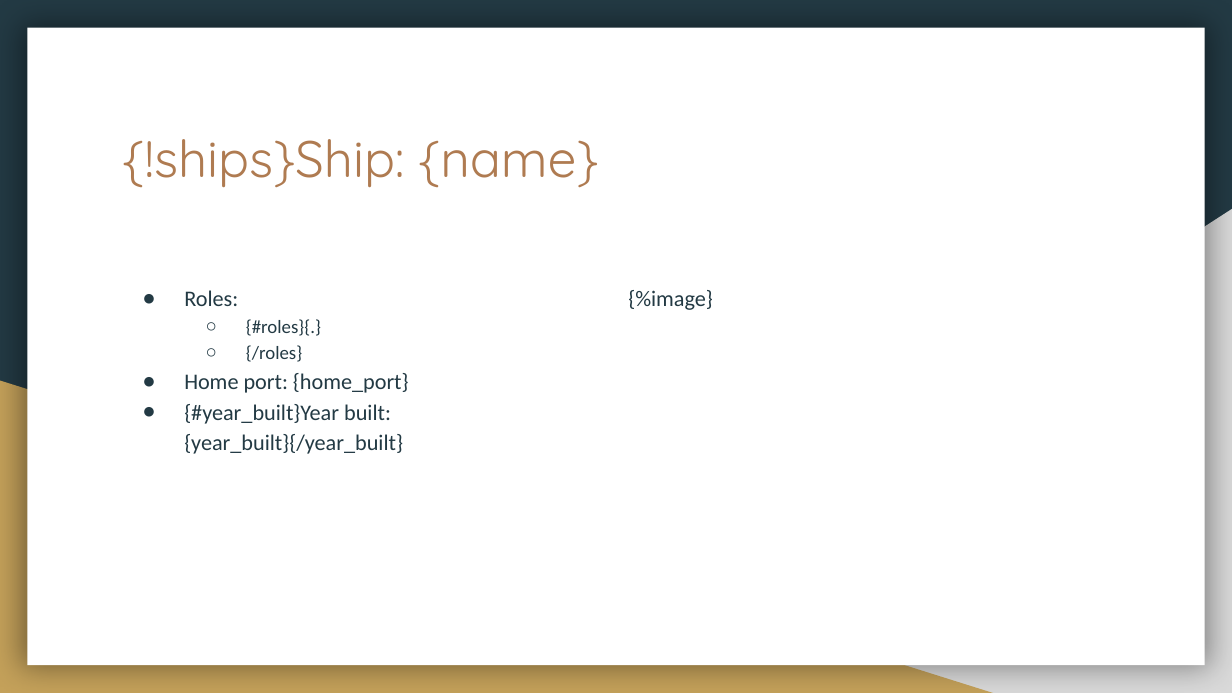
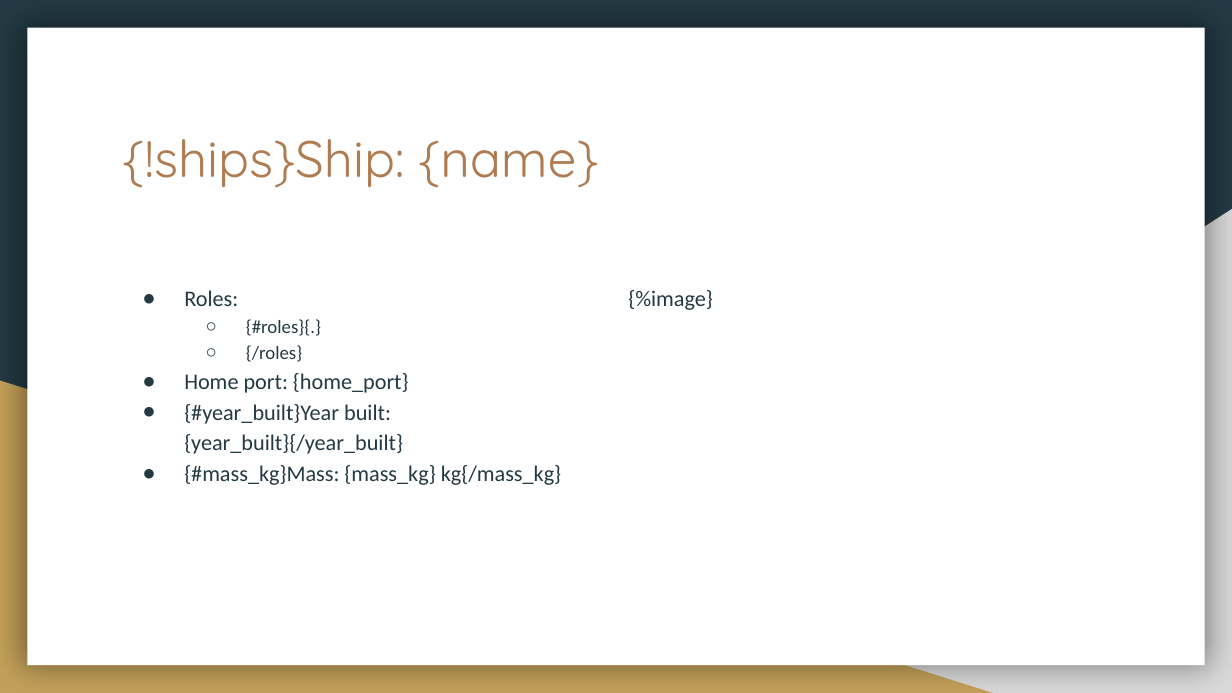
Before and after one commit to United-Codes/cloudofficeprint-python, a slide deck: slide 13 of spacex_example/spacex_template.pptx (slide 12 before the commit). Drawn at 1232x693 pixels with LibreOffice and Linux fonts; fonts in the diff are those of the drawing. Boxes give left, top, right and bottom in pixels: in the first picture for what was removed or moved away, otherwise in the second. Text is boxed around its words. In the diff, an @@ line names an element or a change of style, - is before the commit and + after.

```diff
--- a/spacex_example/spacex_template.pptx
+++ b/spacex_example/spacex_template.pptx
@@ text at (184,465,561,485): paragraph added @@
+● {#mass_kg}Mass: {mass_kg} kg{/mass_kg}
```
Also in this commit, not shown: 1 slide added, 1 other file.
